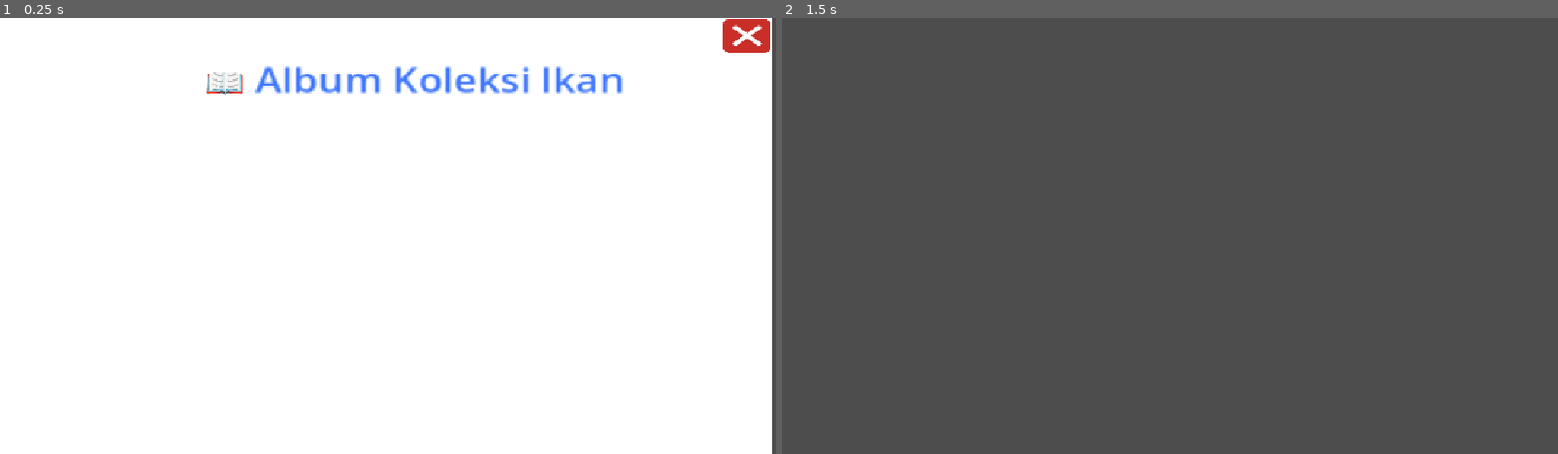
Above: before the commit, frames 1-2 (left to right).
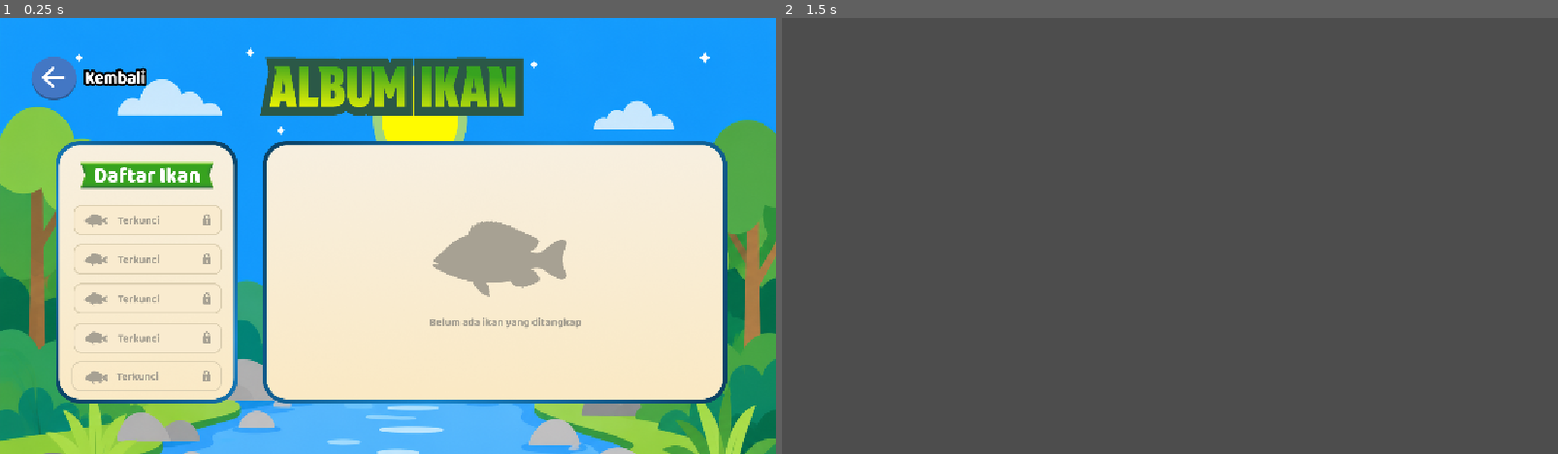
Above: after the commit, the same moments.

Repository: p4rtof/Pandawara
Game: Godot game, scene res://scene/album.tscn
Two runs of this game, one before a commit and one after it. Both use one fixed random seed, a clock stepped at 60 frames per second and the inputs below. This scene is started directly instead of the project's main scene.
Inputs (mouse positions are in pixels of both pictures, inside the frame that each line leads up to; where the layout moved, square brackets give the same spot in the first picture):
- Up to frame 1 (0.25 s): no input
- Up to frame 2 (1.5 s): click (836, 79) [1526, 35] at 0.5 s; tap Enter at 1.25 s; move the mouse to (1340, 214) at 1.27 s; hold Right (ui_right) from 1.28 s (still down); click (1340, 214) at 1.42 s

The runs differ from the first frame. In frame 1, 100% of the frame differs, in the area x 0-100%, y 0-100%; in frame 2, nothing differs.

Commit message:
bismillah gkv a

Diff:
--- a/scene/album.tscn
+++ b/scene/album.tscn
@@ -1,7 +1,26 @@
 [gd_scene format=3 uid="uid://d1h3wfj6sb33s"]
 
 [ext_resource type="Script" uid="uid://bnadgxgkwe7pb" path="res://script/album.gd" id="1_xv7a2"]
-[ext_resource type="Texture2D" uid="uid://dsbpyubxue3m0" path="res://asset/EXIT.png" id="2_eqbgx"]
+[ext_resource type="Texture2D" uid="uid://ctcjfdc8h05mn" path="res://asset/albumikan.png" id="2_4lmhh"]
+[ext_resource type="Texture2D" uid="uid://b8br4rkgln8kb" path="res://asset/back.png" id="3_u0244"]
+[ext_resource type="Texture2D" uid="uid://bv1ks81ncn3kr" path="res://asset/album_sapu2.png" id="4_amkp5"]
+[ext_resource type="Texture2D" uid="uid://bqc64y2esi3fo" path="res://asset/BtnSapu2.png" id="5_0jfd1"]
+[ext_resource type="Texture2D" uid="uid://bgitb4nj8esc0" path="res://asset/slcsapu2.png" id="6_nciur"]
+[ext_resource type="Texture2D" uid="uid://bp3s6go0q6skg" path="res://asset/BtnMujair.png" id="7_nciur"]
+[ext_resource type="Texture2D" uid="uid://dklj81ssjeh70" path="res://asset/locked.png" id="7_sccle"]
+[ext_resource type="Texture2D" uid="uid://ld8icpytmqd8" path="res://asset/slcmujair.png" id="8_s6h3h"]
+[ext_resource type="Texture2D" uid="uid://bbxynodqdk5im" path="res://asset/BtnSapu2Albino.png" id="10_4ashh"]
+[ext_resource type="Texture2D" uid="uid://ct0qtqtmjnuke" path="res://asset/slcsapu2albino.png" id="11_guw0y"]
+[ext_resource type="Texture2D" uid="uid://c42mkmexg65me" path="res://asset/BtnMas.png" id="12_ojjeo"]
+[ext_resource type="Texture2D" uid="uid://dc6tsvqsue5mv" path="res://asset/slcmas.png" id="13_5qfb7"]
+
+[sub_resource type="ButtonGroup" id="ButtonGroup_nciur"]
+
+[sub_resource type="ButtonGroup" id="ButtonGroup_s6h3h"]
+
+[sub_resource type="ButtonGroup" id="ButtonGroup_aq4v2"]
+
+[sub_resource type="ButtonGroup" id="ButtonGroup_kk25o"]
 
 [node name="Album" type="Control" unique_id=1284632176]
 process_mode = 3
@@ -9,19 +28,32 @@
 anchors_preset = 15
 anchor_right = 1.0
 anchor_bottom = 1.0
-offset_bottom = 1427.6216
+offset_left = 313.0
+offset_top = 483.0
+offset_right = 313.0
+offset_bottom = 1910.6216
 grow_horizontal = 2
 grow_vertical = 2
 scale = Vector2(3.8521578, 1.0074091)
 script = ExtResource("1_xv7a2")
 
-[node name="ColorRect" type="ColorRect" parent="." unique_id=381647965]
-layout_mode = 0
-offset_right = 1007.4873
-offset_bottom = 1959.4819
-scale = Vector2(0.29523337, 0.3303051)
+[node name="ColorRect" type="TextureRect" parent="." unique_id=850743150]
+layout_mode = 1
+anchors_preset = 15
+anchor_right = 1.0
+anchor_bottom = 1.0
+offset_left = -81.25317
+offset_top = -482.42563
+offset_right = -81.253174
+offset_bottom = -482.42566
+grow_horizontal = 2
+grow_vertical = 2
+scale = Vector2(0.2617142, 0.3163548)
+texture = ExtResource("2_4lmhh")
+expand_mode = 1
 
 [node name="TitleLabel" type="Label" parent="." unique_id=1214075225]
+visible = false
 layout_mode = 0
 offset_left = 78.657166
 offset_top = 53.60285
@@ -33,6 +65,7 @@
 text = "📖 Album Koleksi Ikan"
 
 [node name="JumlahLabel" type="Label" parent="." unique_id=1771082679]
+visible = false
 layout_mode = 0
 offset_left = 326.3106
 offset_top = 199.52173
@@ -40,21 +73,6 @@
 offset_bottom = 306.72745
 theme_override_colors/font_color = Color(0.65764004, 0, 0.1615921, 1)
 text = "Kembali"
-
-[node name="ScrollContainer" type="ScrollContainer" parent="." unique_id=1711081329]
-layout_mode = 1
-anchors_preset = 15
-anchor_right = 1.0
-anchor_bottom = 1.0
-grow_horizontal = 2
-grow_vertical = 2
-scale = Vector2(0.28461316, 0.29031196)
-
-[node name="GridContainer" type="GridContainer" parent="ScrollContainer" unique_id=126653222]
-layout_mode = 2
-theme_override_constants/h_separation = 8
-theme_override_constants/v_separation = 8
-columns = 3
 
 [node name="Background" type="TextureRect" parent="." unique_id=2019297316]
 visible = false
@@ -64,10 +82,65 @@
 
 [node name="TutupButton" type="Button" parent="." unique_id=1150663260]
 layout_mode = 0
-offset_left = 277.76642
-offset_right = 370.76642
-offset_bottom = 93.0
-scale = Vector2(0.21153969, 0.56659424)
-icon = ExtResource("2_eqbgx")
+offset_left = -69.830986
+offset_top = -424.85223
+offset_right = 28.169014
+offset_bottom = -323.85223
+scale = Vector2(0.19551319, 0.69337)
+icon = ExtResource("3_u0244")
 flat = true
 icon_alignment = 1
+
+[node name="CardIkan" type="TextureRect" parent="." unique_id=2088632977]
+layout_mode = 0
+offset_left = -59.9664
+offset_top = -297.79364
+offset_right = 1571.0336
+offset_bottom = 309.20636
+scale = Vector2(0.1567599, 0.63818127)
+texture = ExtResource("4_amkp5")
+
+[node name="GridContainer" type="VBoxContainer" parent="." unique_id=2013606128]
+layout_mode = 0
+offset_left = -53.476578
+offset_top = -204.48495
+offset_right = 314.52344
+offset_bottom = -44.484955
+scale = Vector2(0.15574892, 0.64468586)
+theme_override_constants/separation = 20
+
+[node name="ButtonSapu2" type="TextureButton" parent="GridContainer" unique_id=2008036124]
+layout_mode = 2
+toggle_mode = true
+button_group = SubResource("ButtonGroup_nciur")
+texture_normal = ExtResource("5_0jfd1")
+texture_pressed = ExtResource("6_nciur")
+texture_hover = ExtResource("6_nciur")
+texture_disabled = ExtResource("7_sccle")
+
+[node name="ButtonMujair" type="TextureButton" parent="GridContainer" unique_id=730550273]
+layout_mode = 2
+toggle_mode = true
+button_group = SubResource("ButtonGroup_s6h3h")
+texture_normal = ExtResource("7_nciur")
+texture_pressed = ExtResource("8_s6h3h")
+texture_hover = ExtResource("8_s6h3h")
+texture_disabled = ExtResource("7_sccle")
+
+[node name="ButtonSapu2Albino" type="TextureButton" parent="GridContainer" unique_id=543851415]
+layout_mode = 2
+toggle_mode = true
+button_group = SubResource("ButtonGroup_aq4v2")
+texture_normal = ExtResource("10_4ashh")
+texture_pressed = ExtResource("11_guw0y")
+texture_hover = ExtResource("11_guw0y")
+texture_disabled = ExtResource("7_sccle")
+
+[node name="ButtonMas" type="TextureButton" parent="GridContainer" unique_id=1129084220]
+layout_mode = 2
+toggle_mode = true
+button_group = SubResource("ButtonGroup_kk25o")
+texture_normal = ExtResource("12_ojjeo")
+texture_pressed = ExtResource("13_5qfb7")
+texture_hover = ExtResource("13_5qfb7")
+texture_disabled = ExtResource("7_sccle")
--- a/script/album.gd
+++ b/script/album.gd
@@ -1,86 +1,53 @@
 extends Control
 
-@onready var ikan_list = $ScrollContainer/GridContainer
 @onready var jumlah_label = $JumlahLabel
 @onready var tutup_button = $TutupButton
-
-const WARNA_RARITY = {
-	"Umum":   Color("#2e7d32"),
-	"Langka": Color("#1565c0"),
-	"Epik":   Color("#6a1b9a"),
-	"Legenda": Color("#e65100")
-}
-
-const WARNA_BADGE = {
-	"Umum":   Color("#4caf50"),
-	"Langka": Color("#2196f3"),
-	"Epik":   Color("#9c27b0"),
-	"Legenda": Color("#ff9800")
-}
+@onready var card_ikan = $CardIkan
+@onready var button_sapu2 = $GridContainer/ButtonSapu2
+@onready var button_mujair = $GridContainer/ButtonMujair
+@onready var button_sapu2_albino = $GridContainer/ButtonSapu2Albino
+@onready var button_mas = $GridContainer/ButtonMas
 
 func _ready():
 	tutup_button.pressed.connect(_tutup_album)
-	_tampilkan_koleksi()
+	button_sapu2.pressed.connect(_on_button_sapu2_pressed)
+	button_mujair.pressed.connect(_on_button_mujair_pressed)
+	button_sapu2_albino.pressed.connect(_on_button_sapu2_albino_pressed)
+	button_mas.pressed.connect(_on_button_mas_pressed)
 
-func _tampilkan_koleksi():
-	for child in ikan_list.get_children():
-		child.queue_free()
+	var group = ButtonGroup.new()
+	button_sapu2.button_group = group
+	button_mujair.button_group = group
+	button_sapu2_albino.button_group = group
+	button_mas.button_group = group
 
-	var koleksi = Global.album_koleksi
-	jumlah_label.text = "Koleksi: %d ikan" % koleksi.size()
+	# Disable tombol yang belum ditangkap
+	button_sapu2.disabled = not _sudah_ditangkap("Sapu-sapu Biasa")
+	button_mujair.disabled = not _sudah_ditangkap("Mujair")
+	button_sapu2_albino.disabled = not _sudah_ditangkap("Sapu-sapu Albino")
+	button_mas.disabled = not _sudah_ditangkap("Mas")
 
-	for data in koleksi:
-		ikan_list.add_child(_buat_kartu(data))
+	# Default card = locked kalau belum ada ikan sama sekali
+	if Global.album_koleksi.is_empty():
+		card_ikan.texture = load("res://asset/album_locked.png")
 
-func _buat_kartu(data: Dictionary) -> Control:
-	var kelangkaan = data.get("kelangkaan", "Umum")
+func _sudah_ditangkap(nama: String) -> bool:
+	for item in Global.album_koleksi:
+		if item["nama"] == nama:
+			return true
+	return false
 
-	# Panel utama kartu
-	var panel = PanelContainer.new()
-	panel.custom_minimum_size = Vector2(130, 160)
-	var style = StyleBoxFlat.new()
-	style.bg_color = Color("#1a2a3a")
-	style.border_color = WARNA_RARITY.get(kelangkaan, Color("#2e7d32"))
-	style.set_border_width_all(3)
-	style.set_corner_radius_all(10)
-	panel.add_theme_stylebox_override("panel", style)
+func _on_button_sapu2_pressed() -> void:
+	card_ikan.texture = load("res://asset/album_sapu2.png")
 
-	var vbox = VBoxContainer.new()
-	vbox.add_theme_constant_override("separation", 4)
-	panel.add_child(vbox)
+func _on_button_mujair_pressed() -> void:
+	card_ikan.texture = load("res://asset/album_mujair.png")
 
-	# Nama ikan (atas)
-	var nama_label = Label.new()
-	nama_label.text = data["nama"].to_upper()
-	nama_label.horizontal_alignment = HORIZONTAL_ALIGNMENT_CENTER
-	nama_label.add_theme_font_size_override("font_size", 11)
-	nama_label.add_theme_color_override("font_color", Color.WHITE)
-	vbox.add_child(nama_label)
+func _on_button_sapu2_albino_pressed() -> void:
+	card_ikan.texture = load("res://asset/album_sapu2albino.png")
 
-	# Gambar ikan
-	var img = TextureRect.new()
-	img.texture = data["texture"]
-	img.custom_minimum_size = Vector2(110, 90)
-	img.stretch_mode = TextureRect.STRETCH_KEEP_ASPECT_CENTERED
-	img.expand_mode = TextureRect.EXPAND_FIT_WIDTH_PROPORTIONAL
-	vbox.add_child(img)
-
-	# Badge kelangkaan (bawah)
-	var badge_panel = PanelContainer.new()
-	var badge_style = StyleBoxFlat.new()
-	badge_style.bg_color = WARNA_BADGE.get(kelangkaan, Color("#4caf50"))
-	badge_style.set_corner_radius_all(6)
-	badge_panel.add_theme_stylebox_override("panel", badge_style)
-
-	var badge_label = Label.new()
-	badge_label.text = kelangkaan
-	badge_label.horizontal_alignment = HORIZONTAL_ALIGNMENT_CENTER
-	badge_label.add_theme_font_size_override("font_size", 10)
-	badge_label.add_theme_color_override("font_color", Color.WHITE)
-	badge_panel.add_child(badge_label)
-	vbox.add_child(badge_panel)
-
-	return panel
+func _on_button_mas_pressed() -> void:
+	card_ikan.texture = load("res://asset/album_mas.png")
 
 func _tutup_album():
 	get_tree().paused = false
Binary file added: asset/BtnMas.png
Not shown, added: asset/BtnMas.png.import
Binary file added: asset/BtnMujair.png
Not shown, added: asset/BtnMujair.png.import
Binary file added: asset/BtnSapu2.png
Not shown, added: asset/BtnSapu2.png.import
Binary file added: asset/BtnSapu2Albino.png
Not shown, added: asset/BtnSapu2Albino.png.import
Binary file added: asset/album_locked.png
Not shown, added: asset/album_locked.png.import
Binary file added: asset/album_mas.png
Not shown, added: asset/album_mas.png.import
(and 19 more such lines)
